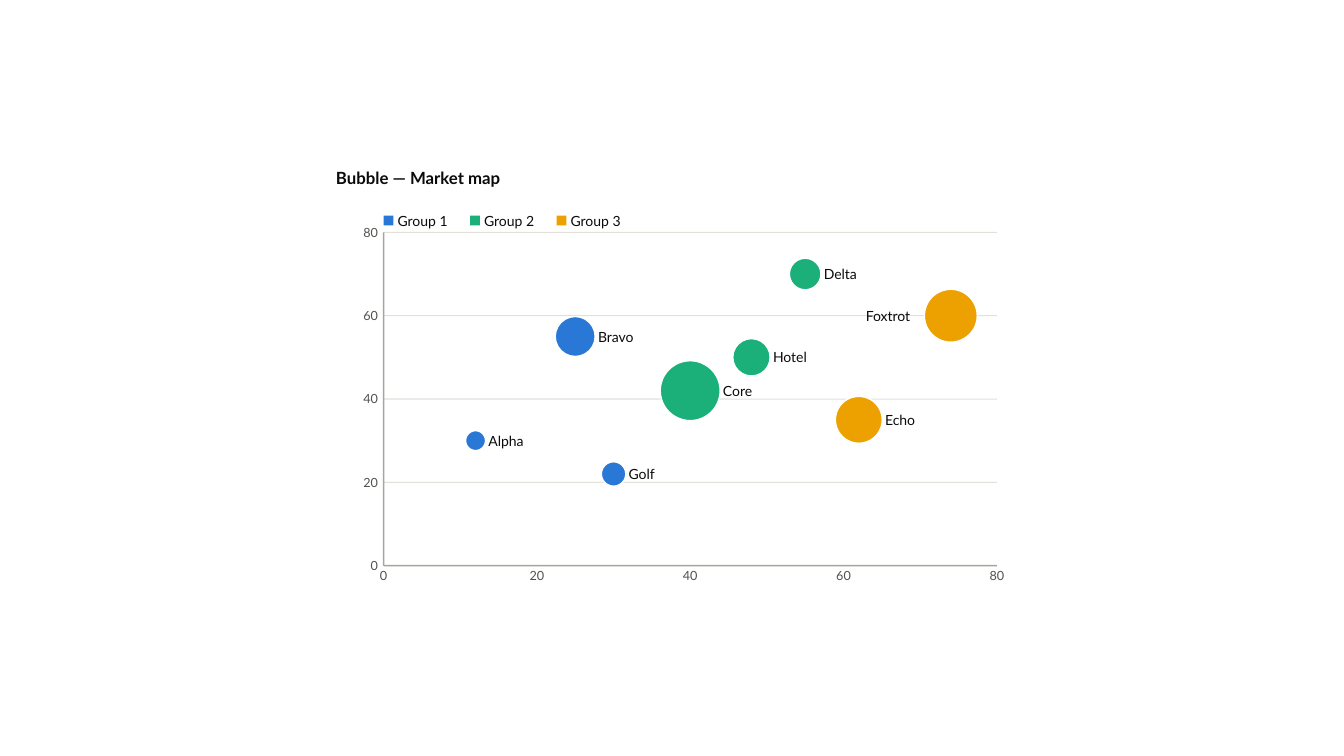
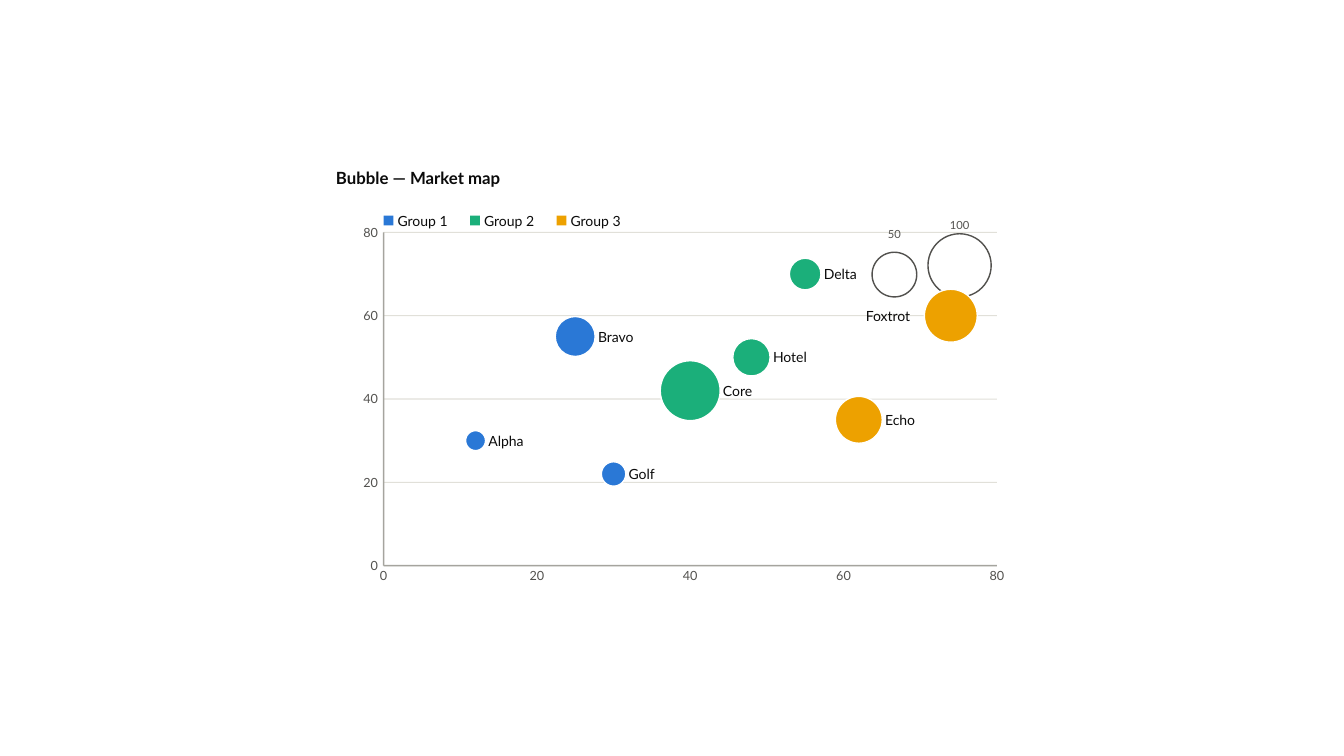
Before and after one commit to dannbleeker/PowerChart, a slide deck: slide 10 of examples/showcase.pptx. Drawn at 1344x756 pixels with LibreOffice and Linux fonts; fonts in the diff are those of the drawing. Boxes give left, top, right and bottom in pixels: in the first picture for what was removed or moved away, otherwise in the second. Text is boxed around its words. In the diff, an @@ line names an element or a change of style, - is before the commit and + after.

```diff
--- a/examples/showcase.pptx
+++ b/examples/showcase.pptx
@@ text added at (x1=888, y1=230, x2=901, y2=238), 8 pt, text #52514E @@
+50
@@ ellipse added at (x1=929, y1=234, x2=992, y2=297), outline #52514E 1 pt @@
@@ text added at (x1=950, y1=221, x2=970, y2=229), 8 pt, text #52514E @@
+100
@@ ellipse added at (x1=872, y1=252, x2=917, y2=296), outline #52514E 1 pt @@
```
Also in this commit, not shown: 4 slides added, 17 other files.
